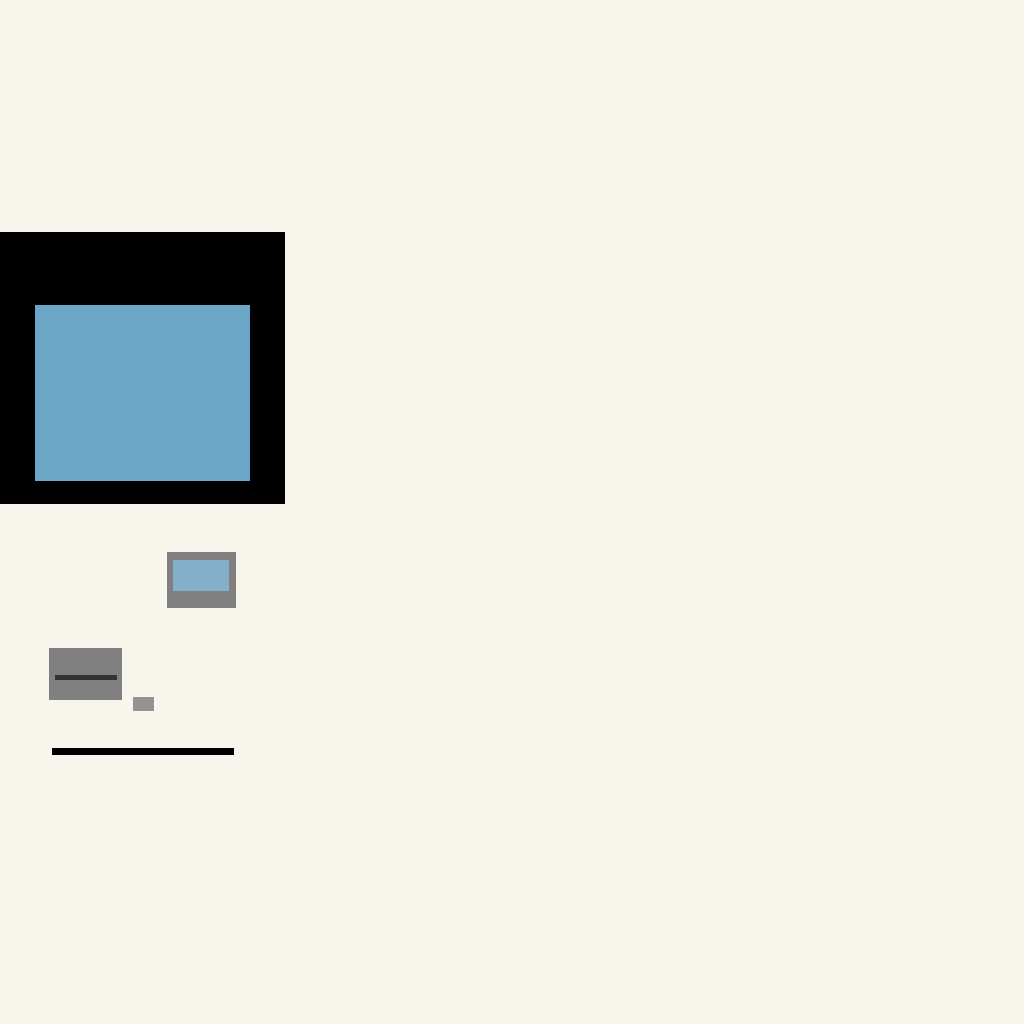
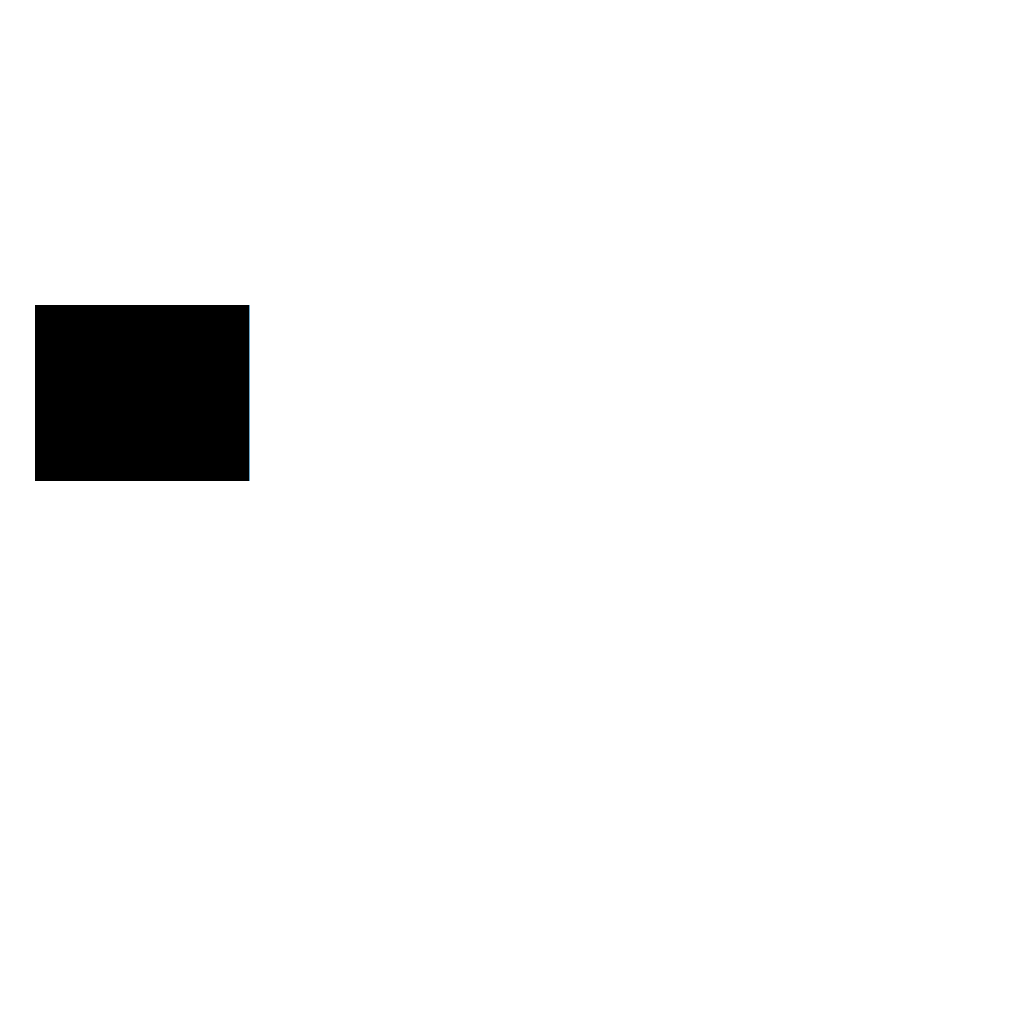
Comparing the layer stacks of the two (1024, 1024) images. Changes:
added layer "mask2" above "diffuse" over [0, 0, 1024, 1024]
hid "diffuse" over [0, 0, 1024, 1024]
